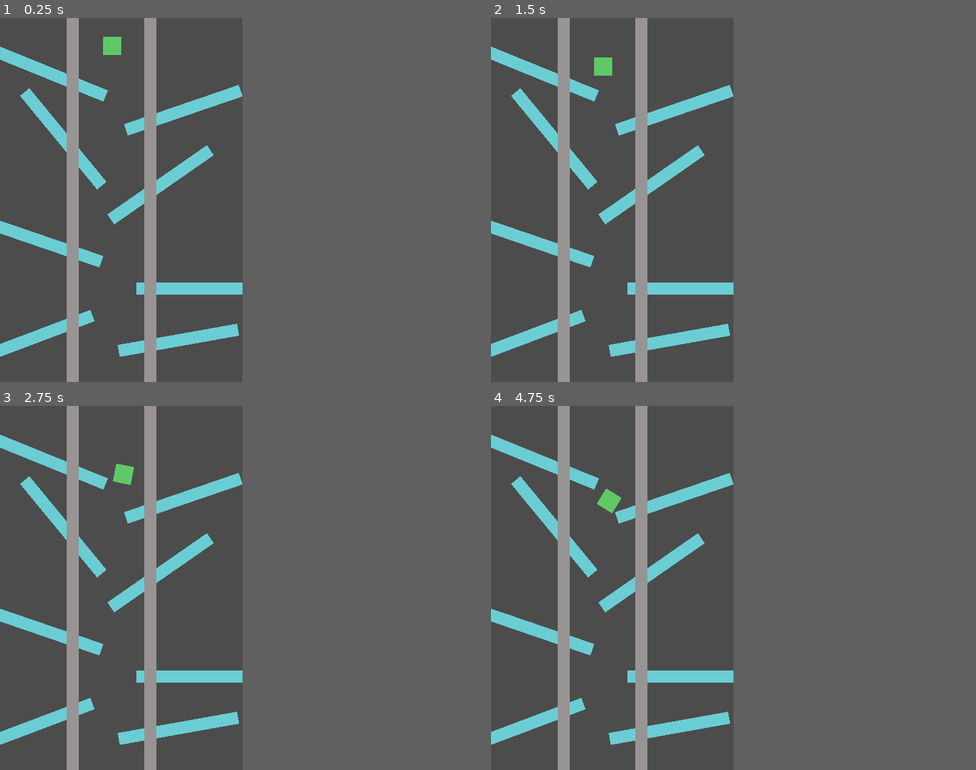
Above: before the commit, frames 1-4 (two rows, left to right).
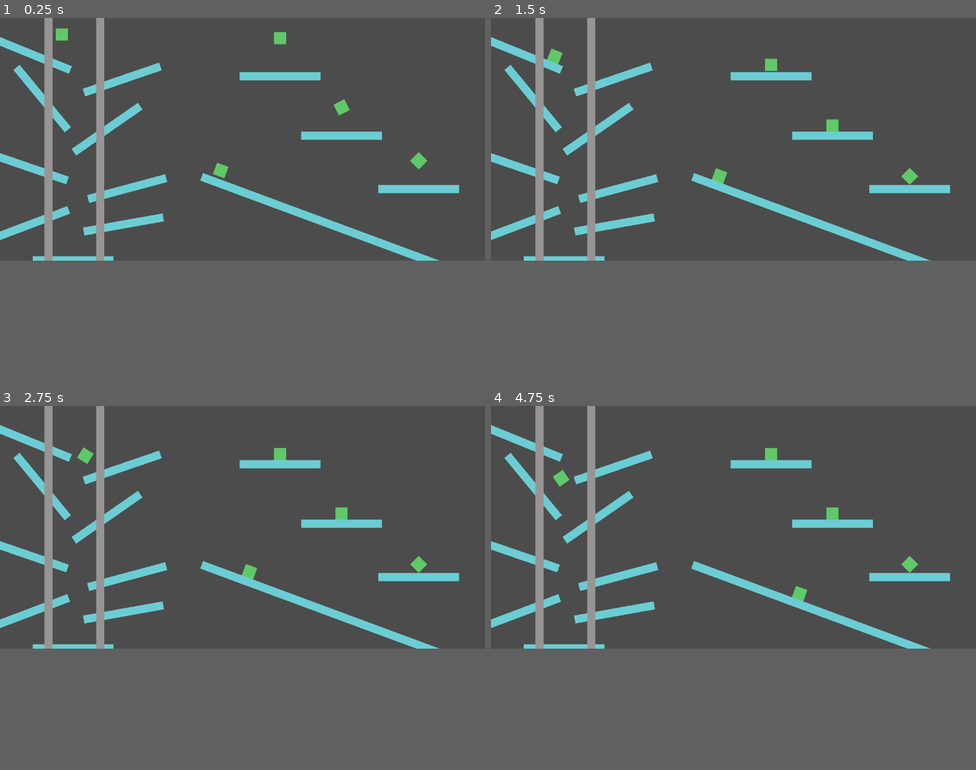
Above: after the commit, the same moments.

Repository: nikitakrutoy/RigidBody2DSimulation
Game: Godot game, scene res://Scene.tscn
Same seed, same stepped clock (60 frames per second), same inputs: the game is played once before the commit and once after it. The project has no main scene, so this scene is started directly.
Inputs:
- Up to frame 1 (0.25 s): no input
- Up to frame 2 (1.5 s): no input
- Up to frame 3 (2.75 s): no input
- Up to frame 4 (4.75 s): no input
In our replay, the window is 400x600 before the commit and 800x400 after it. These sizes can differ from the game's own. Grey fills any space a smaller window leaves; there, only what the larger window draws over its background counts as a difference.

The runs differ from the first frame. In frame 1, 17% of the frame differs, in the area x 0-95%, y 0-100%; in frame 2, 17%; in frame 3, 17%; in frame 4, 17%.

Commit message:
Removed contact forces, updated normals computation

Diff:
--- a/RigidBody.gd
+++ b/RigidBody.gd
@@ -4,13 +4,15 @@
 
 var speed = Vector2.ZERO
 var angular_speed = 0
-var mass : float = 0.5
-var moment_of_inertia = 1e3
+var mass : float = 1.0
+var moment_of_inertia = 1e2
 
 var last_speed = Vector2.ZERO
 var last_angular_speed = 0
 var last_position : Vector2
 var last_rotation_degrees = 0
+
+var offsets
 
 var is_collided = false;
 
@@ -18,17 +20,18 @@
 var torque = 0
 var delta = 0
 
-const K = -100
-const COLLISION_TOLLERANCE = 1.0
+var g = 60.0
 
-var g = 30.8
+var EPS = 1e-3
 
-func get_points():
-	var t1 = Vector2(-scale.x, scale.y).rotated(deg2rad(rotation_degrees))
-	var t2 = Vector2(scale.x, -scale.y).rotated(deg2rad(rotation_degrees))
-	var t3 = scale.rotated(deg2rad(rotation_degrees))
-	var t4 = -scale.rotated(deg2rad(rotation_degrees))
-	return [position + t3, position + t4, position + t1, position + t2]
+func get_point(i, p):
+	return p + offsets[i].rotated(deg2rad(rotation_degrees))
+
+func get_points(p):
+	var result = []
+	for i in range(4):
+		result.append(p + offsets[i].rotated(deg2rad(rotation_degrees)))
+	return result
 
 func get_local_points():
 	var t1 = Vector2(-scale.x, scale.y)
@@ -39,82 +42,66 @@
 	var diff : Vector2 = ((p - position).rotated(-rotation_degrees * PI / 180) / scale).abs()
 	return max(diff.x, diff.y) < 1
 
-func closest_edge_normal_vector(p: Vector2):
+func closest_edge_normal_vector(p: Vector2, dir):
 	var p_local = ((p - position).rotated(-rotation_degrees * PI / 180) / scale)
-	var p_rotated = p_local.rotated(45 * PI / 180).sign()
-	var normal = Vector2(
-		int(p_rotated.x == p_rotated.y) * p_rotated.x,
-		int(p_rotated.x != p_rotated.y) * p_rotated.y
-	)
-	return normal.rotated(rotation_degrees * PI / 180).normalized()
+	var normals = [
+		Vector2.UP,
+		Vector2.RIGHT,
+		-Vector2.UP,
+		-Vector2.RIGHT
+	]
+	var dists = [
+		p_local.y + 1,
+		1 - p_local.x,
+		1 - p_local.y,
+		p_local.x + 1,
+	]
+	var min_dist = 3
+	var min_normal = Vector2.UP
+	for i in range(4):
+		if dists[i] < min_dist && normals[i].dot(dir) <= 0:
+			min_normal = normals[i]
+			min_dist = dists[i]
+	return min_normal.rotated(rotation_degrees * PI / 180).normalized()
 
-func closest_edge_force_vector(p: Vector2, inverse_normal = false):
+func closest_edge_dist_vector(p: Vector2, n):
 	var p_local = ((p - position).rotated(-rotation_degrees * PI / 180) / scale)
-	var p_rotated = p_local.rotated(45 * PI / 180).sign()
-	var normal = Vector2(
-		int(p_rotated.x == p_rotated.y) * p_rotated.x,
-		int(p_rotated.x != p_rotated.y) * p_rotated.y
-	)
-	if inverse_normal:
-		normal = -normal
 	var d = min(1 - abs(p_local.x), 1 - abs(p_local.y))
-	var dist = d * (normal * scale).length()
+	var dist = d * (n * scale).length()
+	return dist;
 
-	var coef = K * (dist - COLLISION_TOLLERANCE)
-	return coef * normal.rotated(rotation_degrees * PI / 180)
-
-func impulse_response(p, effector, inverse_normal = false):
-	var n = effector.closest_edge_normal_vector(p)
-	if inverse_normal:
-		n = -n
+func impulse_response(p, n, effector):
 	var r = p - position
 	var local_speed = speed + Vector2(r.y * -angular_speed, r.x * angular_speed)
 	var j = -local_speed.dot(n) / (1 / mass + r.cross(n) * r.cross(n) / moment_of_inertia)
 	speed += j * n / mass
 	angular_speed += r.cross(j * n) / moment_of_inertia
 
-func contact_force(p, effector, inverse_normal = false):
-	var r = p - position
-	var f : Vector2 = effector.closest_edge_force_vector(p, inverse_normal)
-	force += f
-	torque += -f.cross(r.normalized()) * r.length()
-
-func process_collision(p, effector, inverse_normal = false):
-	contact_force(p, effector, inverse_normal)
-
-	if not is_collided:
-		is_collided = true
-		apply_state()
-
-	impulse_response(p, effector)
-
-func save_state():
-	last_speed = speed
-	last_position = position
-	last_angular_speed = angular_speed
-	last_rotation_degrees = rotation_degrees
-
-func apply_state():
-	speed = last_speed
-	position = last_position
-	angular_speed = last_angular_speed
-	rotation_degrees = last_rotation_degrees
-
 func collide():
 	for node in owner.get_children():
 		if node is MeshInstance2D and node != self:
 			var mesh : MeshInstance2D = node
-			for p in get_points():
-
+			for i in range(4):
+				var p = get_point(i, position)
 				if node.is_inside(p):
 
 					# body penetrates static object
 					if not is_static:
-						process_collision(p, node, false)
+						var dir = speed.rotated(-node.rotation_degrees * PI / 180).normalized()
+						var n = node.closest_edge_normal_vector(p, dir)
+						impulse_response(p, n, node)
+
+						var d = closest_edge_dist_vector(p, n) + EPS
+						position += d * n;
 
 					# static object penetrates body
 					if not node.is_static:
-						node.process_collision(p, node, true)
+						var dir = -node.speed.rotated(-node.rotation_degrees * PI / 180).normalized()
+						var n = -node.closest_edge_normal_vector(p, dir)
+						node.impulse_response(p, n, node)
+
+						var d = node.closest_edge_dist_vector(p, n) + EPS
+						node.position +=  d * n;
 
 	return is_collided
 
@@ -122,27 +109,37 @@
 func _ready():
 	last_position = position
 	last_rotation_degrees = rotation_degrees
+	offsets = [
+		Vector2(-scale.x, scale.y), Vector2(scale.x, -scale.y), scale, -scale
+	]
+
+var accum = 0.0
+var dt = 0.0008
 
 # Called every frame. 'delta' is the elapsed time since the previous frame.
-func _physics_process(delta):
-	collide()
+func _process(delta):
+	accum += delta
+	while accum >= dt:
+		delta = dt
 
-	if is_static:
-		return
+		collide()
 
-	save_state()
+		if is_static:
+			return
 
-	# Apply force
-	var a = force / mass - g * Vector2.UP
-	speed += a * delta
-	position += speed * delta
+		# Apply force
+		var a = force / mass - g * Vector2.UP
+		speed += a * delta
+		position += speed * delta
 
-	# Apply torque
-	var w = torque / moment_of_inertia
-	angular_speed += w * delta
-	rotate(angular_speed * delta)
+		# Apply torque
+		var w = torque / moment_of_inertia
+		angular_speed += w * delta
+		rotate(angular_speed * delta)
 
-	# Reset collision
-	force = Vector2.ZERO
-	torque = 0
-	is_collided = false
+		# Reset collision
+		force = Vector2.ZERO
+		torque = 0
+		is_collided = false
+
+		accum -= dt
--- a/Scene.tscn
+++ b/Scene.tscn
@@ -8,7 +8,15 @@
 
 [node name="Body" type="MeshInstance2D" parent="."]
 modulate = Color( 0.380392, 0.792157, 0.407843, 1 )
-position = Vector2( 184.704, 44.9729 )
+position = Vector2( 153.15, 39.1223 )
+scale = Vector2( 15, 15 )
+mesh = SubResource( 1 )
+script = ExtResource( 1 )
+
+[node name="Body2" type="MeshInstance2D" parent="."]
+visible = false
+modulate = Color( 0.380392, 0.792157, 0.407843, 1 )
+position = Vector2( 593.15, 74.1223 )
 scale = Vector2( 15, 15 )
 mesh = SubResource( 1 )
 script = ExtResource( 1 )
@@ -42,7 +50,8 @@
 
 [node name="Floor8" type="MeshInstance2D" parent="."]
 modulate = Color( 0.423529, 0.807843, 0.835294, 1 )
-position = Vector2( 325.445, 445.585 )
+position = Vector2( 314.742, 421.801 )
+rotation = -0.261799
 scale = Vector2( 100, 10 )
 mesh = SubResource( 1 )
 script = ExtResource( 1 )
@@ -50,7 +59,7 @@
 
 [node name="Floor9" type="MeshInstance2D" parent="."]
 modulate = Color( 0.423529, 0.807843, 0.835294, 1 )
-position = Vector2( 59.0164, 525.749 )
+position = Vector2( 76.3783, 509.74 )
 rotation = -0.360477
 scale = Vector2( 100, 10 )
 mesh = SubResource( 1 )
@@ -59,8 +68,80 @@
 
 [node name="Floor10" type="MeshInstance2D" parent="."]
 modulate = Color( 0.423529, 0.807843, 0.835294, 1 )
-position = Vector2( 294.24, 531.305 )
+position = Vector2( 305.537, 510.494 )
 rotation = -0.176022
+scale = Vector2( 100, 10 )
+mesh = SubResource( 1 )
+script = ExtResource( 1 )
+is_static = true
+
+[node name="Floor11" type="MeshInstance2D" parent="."]
+modulate = Color( 0.423529, 0.807843, 0.835294, 1 )
+position = Vector2( 180.719, 598.576 )
+scale = Vector2( 100, 10 )
+mesh = SubResource( 1 )
+script = ExtResource( 1 )
+is_static = true
+
+[node name="Body4" type="MeshInstance2D" parent="."]
+modulate = Color( 0.380392, 0.792157, 0.407843, 1 )
+position = Vector2( 693.15, 48.1223 )
+scale = Vector2( 15, 15 )
+mesh = SubResource( 1 )
+script = ExtResource( 1 )
+
+[node name="Floor13" type="MeshInstance2D" parent="."]
+modulate = Color( 0.423529, 0.807843, 0.835294, 1 )
+position = Vector2( 692.719, 143.576 )
+scale = Vector2( 100, 10 )
+mesh = SubResource( 1 )
+script = ExtResource( 1 )
+is_static = true
+
+[node name="Body5" type="MeshInstance2D" parent="."]
+modulate = Color( 0.380392, 0.792157, 0.407843, 1 )
+position = Vector2( 1036.15, 351.122 )
+rotation = 0.785398
+scale = Vector2( 15, 15 )
+mesh = SubResource( 1 )
+script = ExtResource( 1 )
+
+[node name="Floor14" type="MeshInstance2D" parent="."]
+modulate = Color( 0.423529, 0.807843, 0.835294, 1 )
+position = Vector2( 1035.72, 422.576 )
+scale = Vector2( 100, 10 )
+mesh = SubResource( 1 )
+script = ExtResource( 1 )
+is_static = true
+
+[node name="Body6" type="MeshInstance2D" parent="."]
+modulate = Color( 0.380392, 0.792157, 0.407843, 1 )
+position = Vector2( 546.15, 375.122 )
+rotation = 0.350811
+scale = Vector2( 15, 15 )
+mesh = SubResource( 1 )
+script = ExtResource( 1 )
+
+[node name="Floor15" type="MeshInstance2D" parent="."]
+modulate = Color( 0.423529, 0.807843, 0.835294, 1 )
+position = Vector2( 1436.72, 739.576 )
+rotation = 0.354302
+scale = Vector2( 1000, 10 )
+mesh = SubResource( 1 )
+script = ExtResource( 1 )
+is_static = true
+
+[node name="Body7" type="MeshInstance2D" parent="."]
+modulate = Color( 0.380392, 0.792157, 0.407843, 1 )
+position = Vector2( 845.15, 219.122 )
+rotation = 1.10305
+scale = Vector2( 15, 15 )
+mesh = SubResource( 1 )
+script = ExtResource( 1 )
+
+[node name="Floor16" type="MeshInstance2D" parent="."]
+modulate = Color( 0.423529, 0.807843, 0.835294, 1 )
+position = Vector2( 844.719, 290.576 )
 scale = Vector2( 100, 10 )
 mesh = SubResource( 1 )
 script = ExtResource( 1 )
--- a/project.godot
+++ b/project.godot
@@ -15,7 +15,7 @@
 
 [display]
 
-window/size/width=400
+window/size/width=1200
 
 [physics]
 
